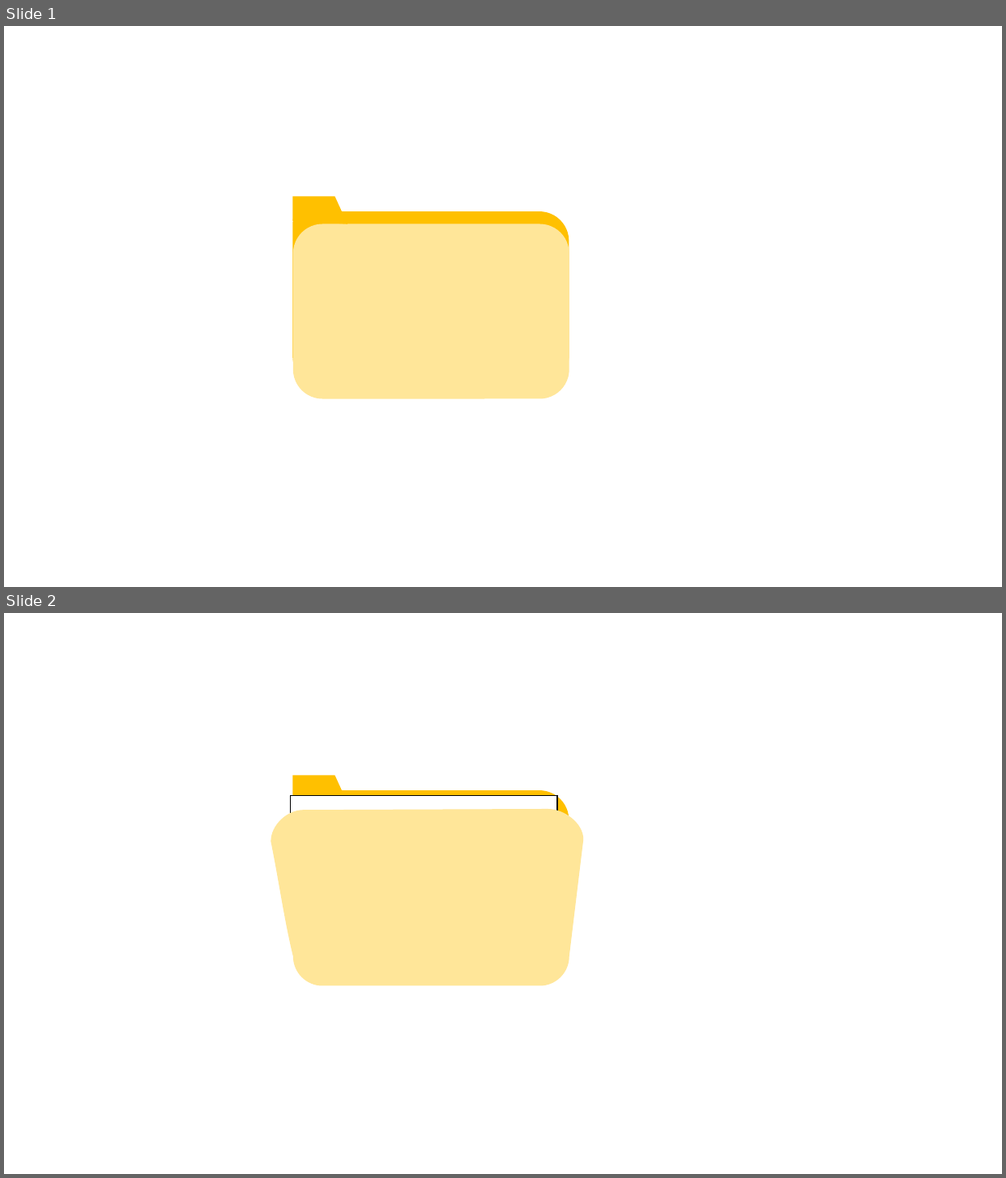
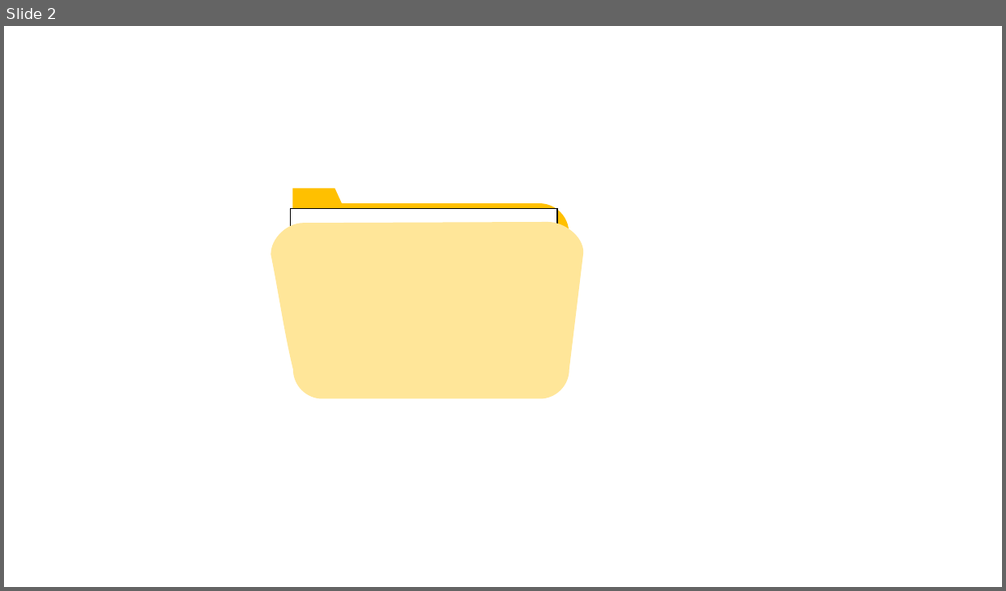
Before and after one commit to MaxMacia/Projet-Portfolio, a slide deck: images/images.pptx. Shown one above the other, each under a label of ours: slides 1 and 2 before the commit, slide 2 after it. The pictures are 1006x1178 and 1006x591 pixels, drawn with LibreOffice and Linux fonts; fonts in the diff are those of the drawing. Boxes give left, top, right and bottom in pixels: in the first picture for what was removed or moved away, otherwise in the second. Text is boxed around its words. In the diff, an @@ line names an element or a change of style, - is before the commit and + after.

```diff
--- a/images/images.pptx
+++ b/images/images.pptx
@@ slide 1 removed at [4,26,1002,587], background #FFFFFF @@
@@ freeform shape removed at [293,211,569,386] @@
@@ freeform shape removed at [293,197,346,224] @@
@@ rounded rectangle removed at [294,224,569,398] @@
```
Also in this commit, not shown: 1 slide changed, 2 slides added, 9 other files.
